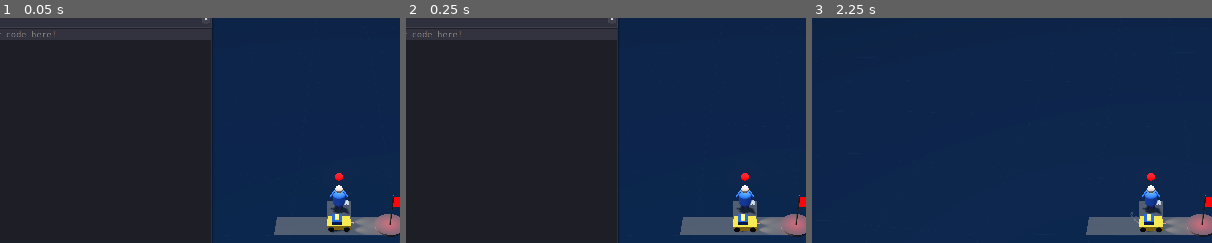
Above: before the commit, frames 1-3 (left to right).
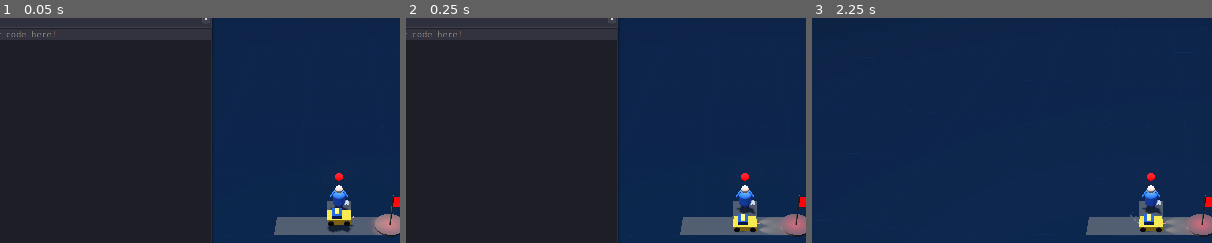
Above: after the commit, the same moments.

Repository: maxballison/self_driving
Game: Godot game, scene res://Main.tscn
Two runs of this game, one before a commit and one after it. Both use one fixed random seed, a clock stepped at 60 frames per second and the inputs below.
Inputs:
- Up to frame 1 (0.05 s): no input
- Up to frame 2 (0.25 s): no input
- Up to frame 3 (2.25 s): click "Skip" at 0.5 s; click "Skip" at 1.25 s; click "×" at 2 s
The pictures show only the part of the screen within x 8-58%, y 2-52%; the shares and areas given below are measured in that part.

The runs differ from the first frame. In frame 1, 0.8% of the frame differs, in the area x 81-98%, y 83-97%; in frame 2, less than 0.1%; in frame 3, less than 0.1%.

Commit message:
trying to fix driving

Diff:
--- a/Player.tscn
+++ b/Player.tscn
@@ -184,17 +184,17 @@
 one_shot = true
 
 [node name="WheelRayFL" type="RayCast3D" parent="."]
-transform = Transform3D(1, 0, 0, 0, 1, 0, 0, 0, 1, -0.2, 0.1, -0.3)
+transform = Transform3D(1, 0, 0, 0, 1, 0, 0, 0, 1, -0.3, 0.1, -0.4)
 debug_shape_custom_color = Color(0, 0.94902, 0, 1)
 
 [node name="WheelRayFR" type="RayCast3D" parent="."]
-transform = Transform3D(1, 0, 0, 0, 1, 0, 0, 0, 1, 0.2, 0.1, -0.3)
+transform = Transform3D(1, 0, 0, 0, 1, 0, 0, 0, 1, 0.3, 0.1, -0.4)
 debug_shape_custom_color = Color(0, 0.94902, 0, 1)
 
 [node name="WheelRayBL" type="RayCast3D" parent="."]
-transform = Transform3D(1, 0, 0, 0, 1, 0, 0, 0, 1, -0.2, 0.1, 0.3)
+transform = Transform3D(1, 0, 0, 0, 1, 0, 0, 0, 1, -0.3, 0.1, 0.4)
 debug_shape_custom_color = Color(0, 0.94902, 0, 1)
 
 [node name="WheelRayBR" type="RayCast3D" parent="."]
-transform = Transform3D(1, 0, 0, 0, 1, 0, 0, 0, 1, 0.2, 0.1, 0.3)
-debug_shape_custom_color = Color(0, 0.94902, 0, 1)
+transform = Transform3D(1, 0, 0, 0, 1, 0, 0, 0, 1, 0.3, 0.1, 0.4)
+debug_shape_custom_color = Color(0, 0.94902, 0, 1)
--- a/scripts/LevelManager.gd
+++ b/scripts/LevelManager.gd
@@ -65,7 +65,7 @@
 		# Calculate world position from grid position
 		var world_position = Vector3(
 			float(level_start_pos.x) * cell_size,
-			0.2,  # Height offset for the car
+			0.5,  # Increased height offset for the car
 			float(level_start_pos.y) * cell_size
 		)
 
@@ -73,7 +73,7 @@
 		if spawn_position.x >= 0 and spawn_position.y >= 0:
 			world_position = Vector3(
 				float(spawn_position.x) * cell_size,
-				0.2,
+				0.5,  # Increased height offset
 				float(spawn_position.y) * cell_size
 			)
 
@@ -102,6 +102,13 @@
 		if player.has_method("stop"):
 			player.stop()
 
+		# Reset velocities
+		player.linear_velocity = Vector3.ZERO
+		player.angular_velocity = Vector3.ZERO
+
+		# Apply a slight upward impulse to help avoid floor clipping
+		player.apply_central_impulse(Vector3(0, 2.0, 0))
+
 		# Connect signals if not already connected
 		_connect_player_signals(player)
 
@@ -155,10 +162,54 @@
 	if interpreter:
 		interpreter.is_running = false
 
-	# Stop the player's movement
+	# Stop the player's movement and reset position immediately
 	var player = get_node("/root/Main/Player")
-	if player and player.has_method("stop"):
-		player.stop()
+	if player:
+		# Get the level's start position or use a default
+		var start_pos = Vector2i(1, 1)
+		var start_dir = 1 # Default direction (East)
+
+		if current_level_instance:
+			if current_level_instance.has_method("get") or current_level_instance.get("start_position") != null:
+				start_pos = current_level_instance.start_position
+			if current_level_instance.has_method("get") or current_level_instance.get("start_direction") != null:
+				start_dir = current_level_instance.start_direction
+
+		# Calculate world position
+		var world_position = Vector3(
+			float(start_pos.x) * cell_size,
+			0.5,  # Increased height offset for the car from 0.2 to 0.5
+			float(start_pos.y) * cell_size
+		)
+
+		# Set player position and stop movement
+		if player.has_method("stop"):
+			player.stop()
+
+		player.global_position = world_position
+		player.linear_velocity = Vector3.ZERO
+		player.angular_velocity = Vector3.ZERO
+
+		# Calculate rotation from direction
+		var rotation_y = 0.0
+		match start_dir:
+			0: rotation_y = 0.0        # North
+			1: rotation_y = -PI * 0.5  # East
+			2: rotation_y = -PI        # South
+			3: rotation_y = -PI * 1.5  # West
+
+		player.rotation.y = rotation_y
+
+		# Reset the player's physics state
+		if player.has_method("reset_physics_state"):
+			player.reset_physics_state()
+
+		# Clear any existing passengers
+		if player.has_method("clear_passengers"):
+			player.clear_passengers()
+
+		# Apply a slight upward impulse to help avoid floor clipping
+		player.apply_central_impulse(Vector3(0, 2.0, 0))
 
 	# Clean up any orphaned indicators immediately
 	for child in get_tree().root.get_children():
@@ -167,7 +218,7 @@
 			print("Cleaned up orphaned indicator during reset")
 
 	# Reset the level after a delay to show the ragdoll effect
-	var timer = get_tree().create_timer(2.0)
+	var timer = get_tree().create_timer(0.5) # Reduced time from 2.0 to 0.5
 	timer.timeout.connect(func():
 		# Clear the reset flag
 		remove_meta("reset_scheduled")
--- a/scripts/Player.gd
+++ b/scripts/Player.gd
@@ -42,6 +42,7 @@
 	# Initialize physics
 	linear_velocity = Vector3.ZERO
 	angular_velocity = Vector3.ZERO
+
 
 	# Connect pickup area signals
 	if pickup_area:
@@ -288,8 +289,15 @@
 	print("Car fell off the edge, resetting level...")
 
 	# Prevent multiple resets
+	if reset_in_progress:
+		return
+
 	can_reset = false
 	reset_in_progress = true
+
+	# Immediately halt all movement
+	linear_velocity = Vector3.ZERO
+	angular_velocity = Vector3.ZERO
 
 	# Start the protection timer
 	reset_protection_timer.start()
@@ -299,14 +307,27 @@
 	if level_manager and level_manager.has_method("schedule_level_reset"):
 		level_manager.schedule_level_reset()
 
-		# Position the car above ground temporarily to stop fall detection
-		global_position.y = 5.0  # Move car up out of falling threshold
-		linear_velocity = Vector3.ZERO  # Stop all movement
-		angular_velocity = Vector3.ZERO  # Stop all rotation
-
 func _on_reset_protection_timeout() -> void:
 	can_reset = true
 	reset_in_progress = false
+
+# Reset physics state completely
+func reset_physics_state() -> void:
+	# Reset all flags and states
+	is_driving = false
+	turn_in_progress = false
+	turn_queued = false
+	reset_in_progress = false
+	can_reset = true
+
+	# Reset velocities
+	linear_velocity = Vector3.ZERO
+	angular_velocity = Vector3.ZERO
+
+	# Update direction based on rotation (important after teleporting)
+	update_direction_from_rotation()
+
+	print("Player physics state has been reset")
 
 func clear_passengers() -> void:
 	# Clean up any indicators for current passengers
